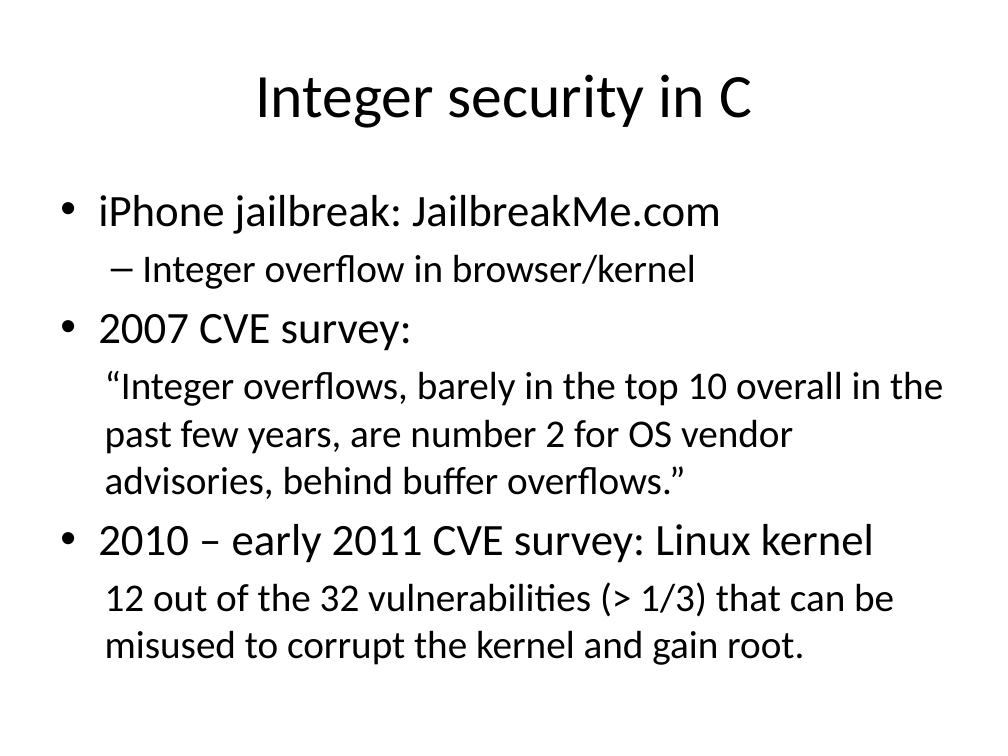
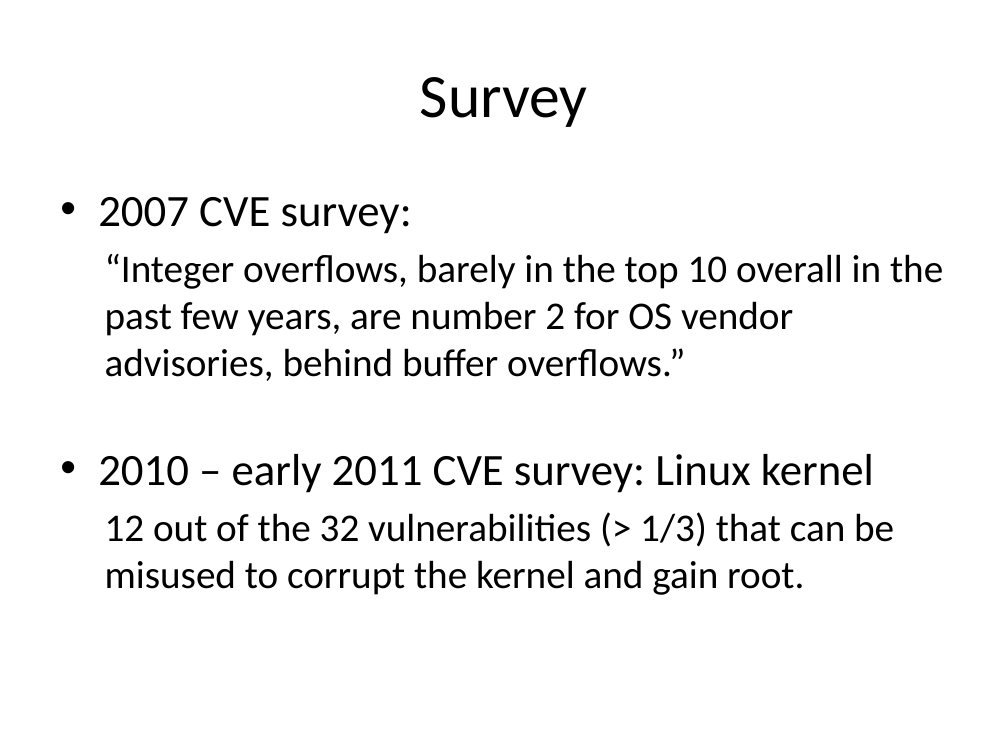
Before and after one commit to jiazhihao/6857, a slide deck: slide 6 of slides/kint.pptx (slide 3 before the commit). Drawn at 1008x756 pixels with LibreOffice and Linux fonts; fonts in the diff are those of the drawing. Boxes give left, top, right and bottom in pixels: in the first picture for what was removed or moved away, otherwise in the second. Text is boxed around its words. In the diff, an @@ line names an element or a change of style, - is before the commit and + after.

```diff
--- a/slides/kint.pptx
+++ b/slides/kint.pptx
@@ title at (420,77,588,127): text changed @@
-Integer security in C
+Survey
@@ text at (98,195,721,289): paragraphs removed @@
-• iPhone jailbreak: JailbreakMe.com
-  – Integer overflow in browser/kernel
```
Also in this commit, not shown: 3 other slides changed, 3 slides added.
